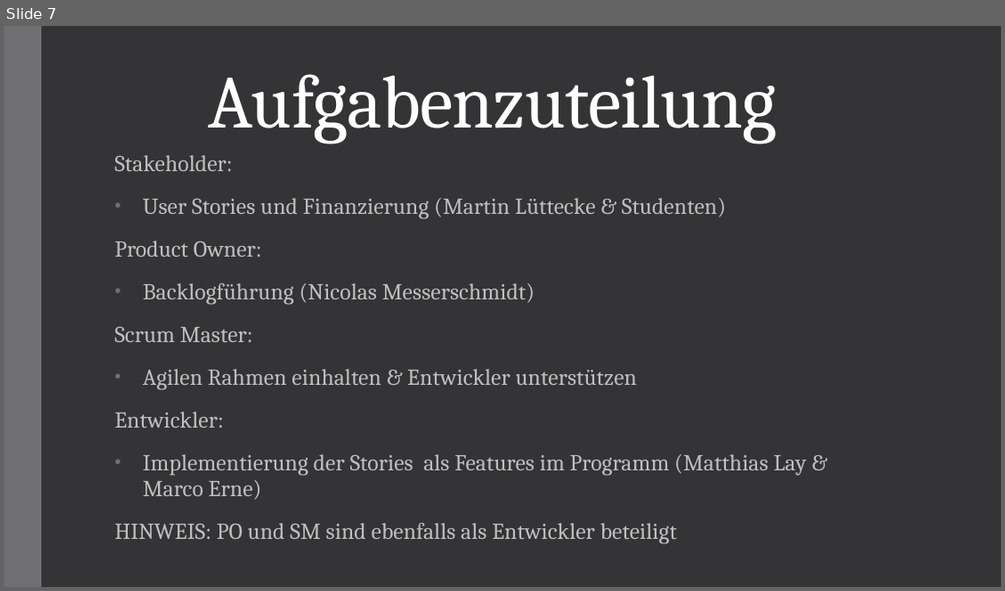
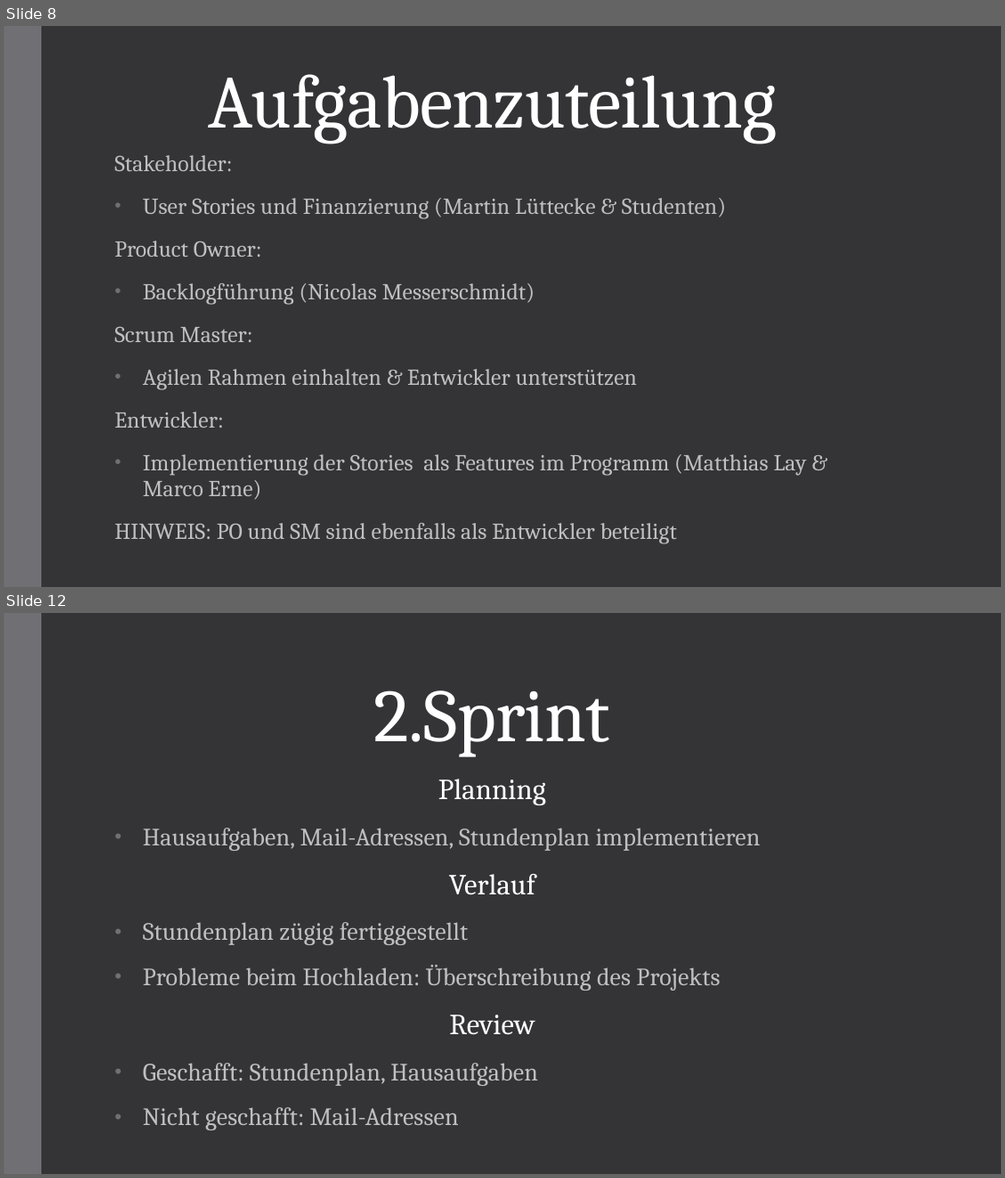
Before and after one commit to DerFish/ProjectSimpleStudies, a slide deck: SimpleStudies/Project SimpleStudies.pptx. Shown one above the other, each under a label of ours: slide 7 before the commit, slides 8 and 12 after it; the slides between them are not shown. The pictures are 1005x591 and 1005x1178 pixels, drawn with LibreOffice and Linux fonts; fonts in the diff are those of the drawing. Boxes give left, top, right and bottom in pixels: in the first picture for what was removed or moved away, otherwise in the second. Text is boxed around its words. In the diff, an @@ line names an element or a change of style, - is before the commit and + after.

```diff
--- a/SimpleStudies/Project SimpleStudies.pptx
+++ b/SimpleStudies/Project SimpleStudies.pptx
@@ slide 12 added at (x1=4, y1=613, x2=1001, y2=1174), background #353537; not listed: 1 template element that a slide beside it also shows @@
@@ title added at (x1=374, y1=690, x2=610, y2=757), 72 pt, text #FFFFFF @@
+2.Sprint
@@ subtitle added at (x1=143, y1=779, x2=760, y2=1130), 24 pt, text #BFBFBF @@
+Planning
+• Hausaufgaben, Mail-Adressen, Stundenplan implementieren
+Verlauf
+• Stundenplan zügig fertiggestellt
+• Probleme beim Hochladen: Überschreibung des Projekts
+Review
+• Geschafft: Stundenplan, Hausaufgaben
+• Nicht geschafft: Mail-Adressen
@@ what was slide 7 is now slide 8 @@
```
Also in this commit, not shown: 5 slides changed, 9 other slides added, 15 slides removed.
